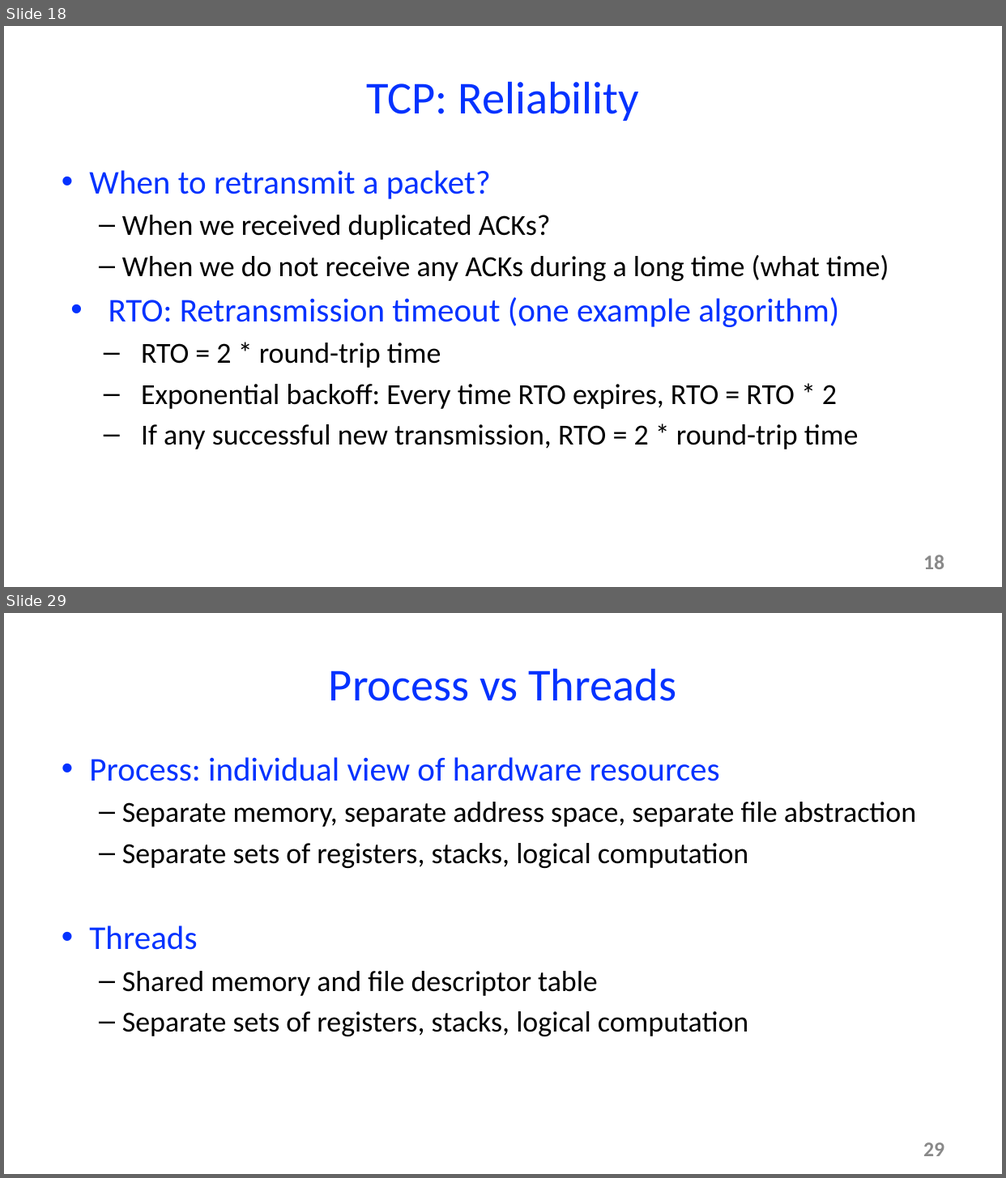
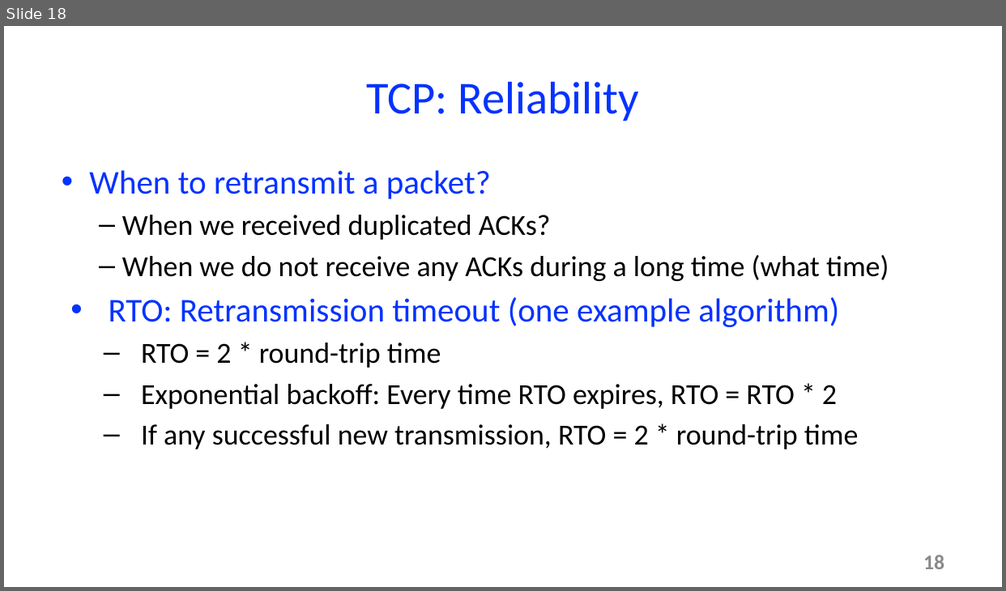
Before and after one commit to mtarunpr/cs61, a slide deck: net2/net2.pptx. Shown one above the other, each under a label of ours: slides 18 and 29 before the commit, slide 18 after it; the slides between them are not shown. The pictures are 1006x1178 and 1006x591 pixels, drawn with LibreOffice and Linux fonts; fonts in the diff are those of the drawing. Boxes give left, top, right and bottom in pixels: in the first picture for what was removed or moved away, otherwise in the second. Text is boxed around its words. In the diff, an @@ line names an element or a change of style, - is before the commit and + after.

Commit message:
update slides

```diff
--- a/net2/net2.pptx
+++ b/net2/net2.pptx
@@ slide 29 removed at (x1=4, y1=613, x2=1002, y2=1174), background #FFFFFF @@
@@ title removed at (x1=329, y1=668, x2=676, y2=701) @@
-Process vs Threads
@@ text removed at (x1=89, y1=757, x2=916, y2=1037) @@
-• Process: individual view of hardware resources
-  – Separate memory, separate address space, separate file abstraction
-  – Separate sets of registers, stacks, logical computation
-• Threads
-  – Shared memory and file descriptor table
-  – Separate sets of registers, stacks, logical computation
@@ page number removed at (x1=923, y1=1143, x2=944, y2=1157) @@
-29
```
Also in this commit, not shown: 26 other slides removed.
